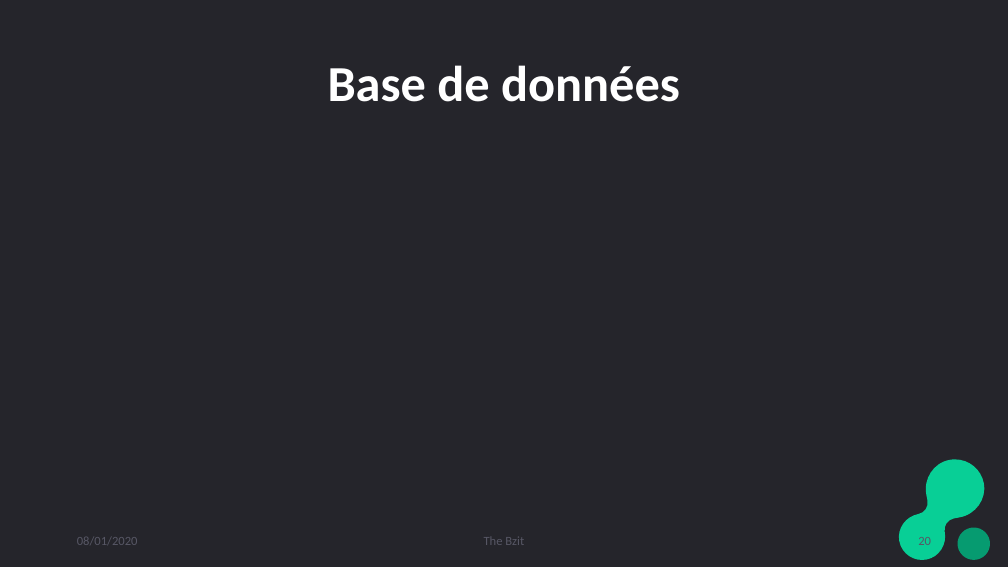
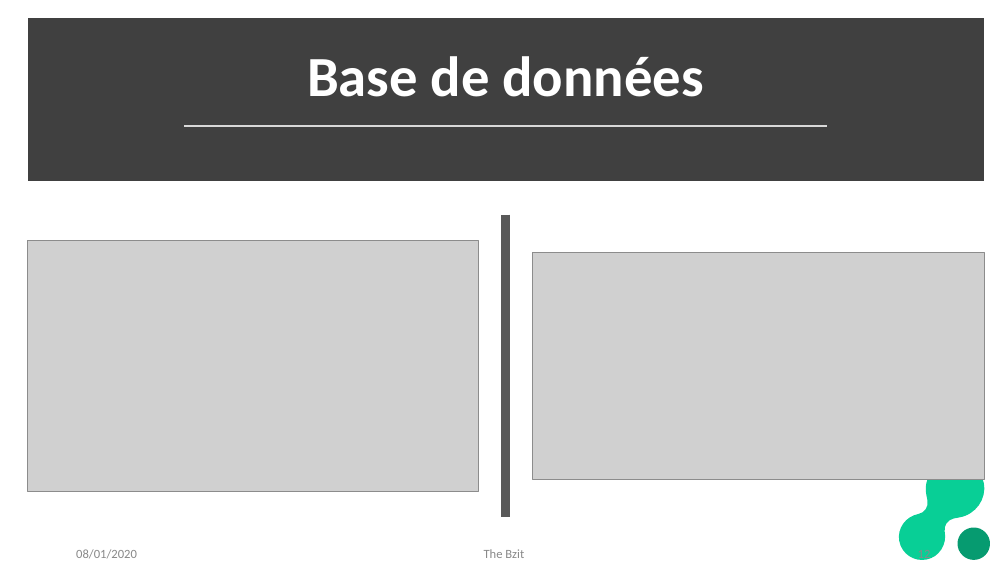
Before and after one commit to djuhnix/projet-s3, a slide deck: slide 12 of docs/Présentation projet soutenance.pptx (slide 20 before the commit). Drawn at 1008x567 pixels with LibreOffice and Linux fonts; fonts in the diff are those of the drawing; grey boxes stand for pictures; background and template pictures are left out. Boxes give left, top, right and bottom in pixels: in the first picture for what was removed or moved away, otherwise in the second. Text is boxed around its words. In the diff, an @@ line names an element or a change of style, - is before the commit and + after.

```diff
--- a/docs/Présentation projet soutenance.pptx
+++ b/docs/Présentation projet soutenance.pptx
@@ background #25252B to picture (left out) @@
@@ rectangle added at bbox=[33, 23, 979, 176], fill #404040, outline #404040 10 pt @@
@@ title "Base de données": place and size @@
-title "Base de données" at bbox=[328, 65, 680, 102]
+title "Base de données" at bbox=[307, 56, 703, 97]
@@ title "Base de données" at bbox=[307, 56, 703, 97]: size 48 to 54 pt; vertical alignment middle to bottom @@
@@ line added from (185, 126) to (827, 126), #D9D9D9 1.75 pt @@
@@ line added from (506, 215) to (506, 517), #595959 8 pt @@
@@ picture added at bbox=[27, 240, 479, 491] @@
@@ picture added at bbox=[533, 253, 985, 479] @@
@@ text "08/01/2020": place and size @@
-text "08/01/2020" at bbox=[77, 537, 138, 545]
+text "08/01/2020" at bbox=[76, 549, 137, 558]
@@ text "08/01/2020" at bbox=[76, 549, 137, 558]: text colour #575765 to #898989; more space between paragraphs @@
@@ text "The Bzit": place and size @@
-text "The Bzit" at bbox=[484, 537, 524, 545]
+text "The Bzit" at bbox=[484, 549, 524, 558]
@@ text "The Bzit" at bbox=[484, 549, 524, 558]: text colour #575765 to #898989; more space between paragraphs @@
@@ page number at bbox=[918, 550, 931, 562]: text changed; text colour #575765 to #898989 @@
-20
+12
```
Also in this commit, not shown: 6 other slides changed, 5 slides added, 9 slides removed, 3 other files.
